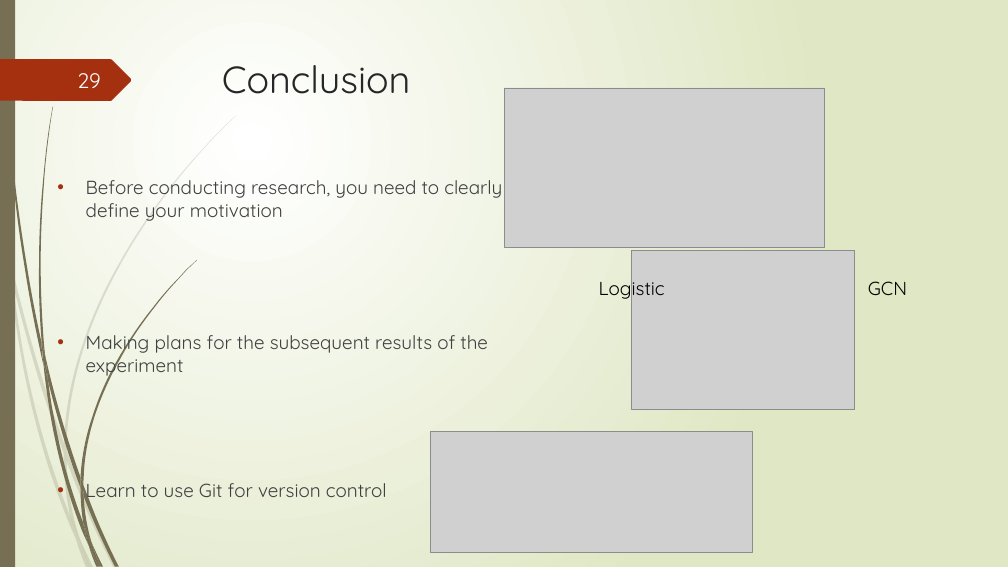
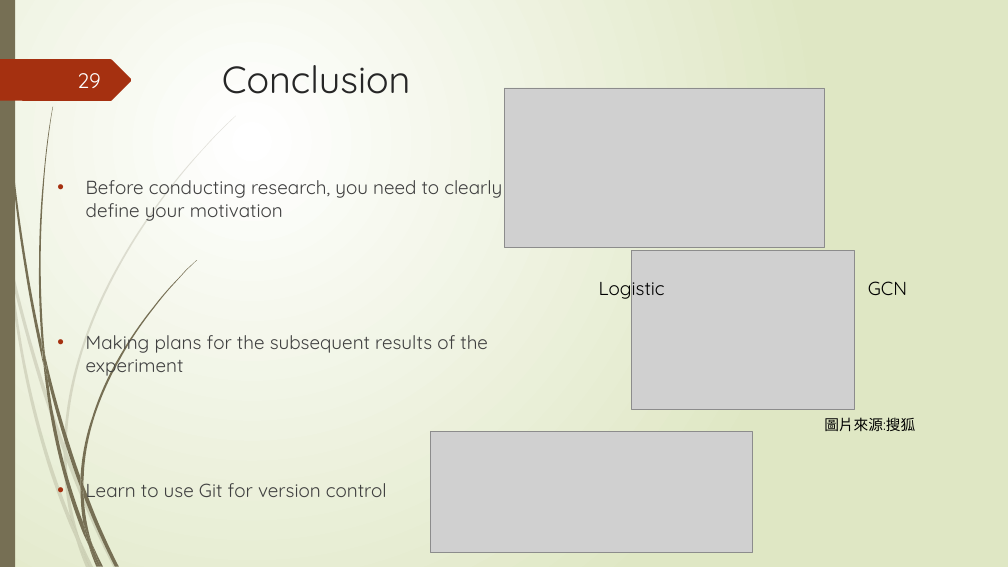
Before and after one commit to Lai-jun-yan/Academia-Sinica-internship-project, a slide deck: slide 29 of 暑期實習進度報告/presentation_final.pptx. Drawn at 1008x567 pixels with LibreOffice and Linux fonts; fonts in the diff are those of the drawing; grey boxes stand for pictures. Boxes give left, top, right and bottom in pixels: in the first picture for what was removed or moved away, otherwise in the second. Text is boxed around its words. In the diff, an @@ line names an element or a change of style, - is before the commit and + after.

Commit message:
新增圖片來源

```diff
--- a/暑期實習進度報告/presentation_final.pptx
+++ b/暑期實習進度報告/presentation_final.pptx
@@ text added at [824,417,915,431], 14 pt, text #000000 @@
+圖片來源:搜狐
```
Also in this commit, not shown: 5 other slides changed.
